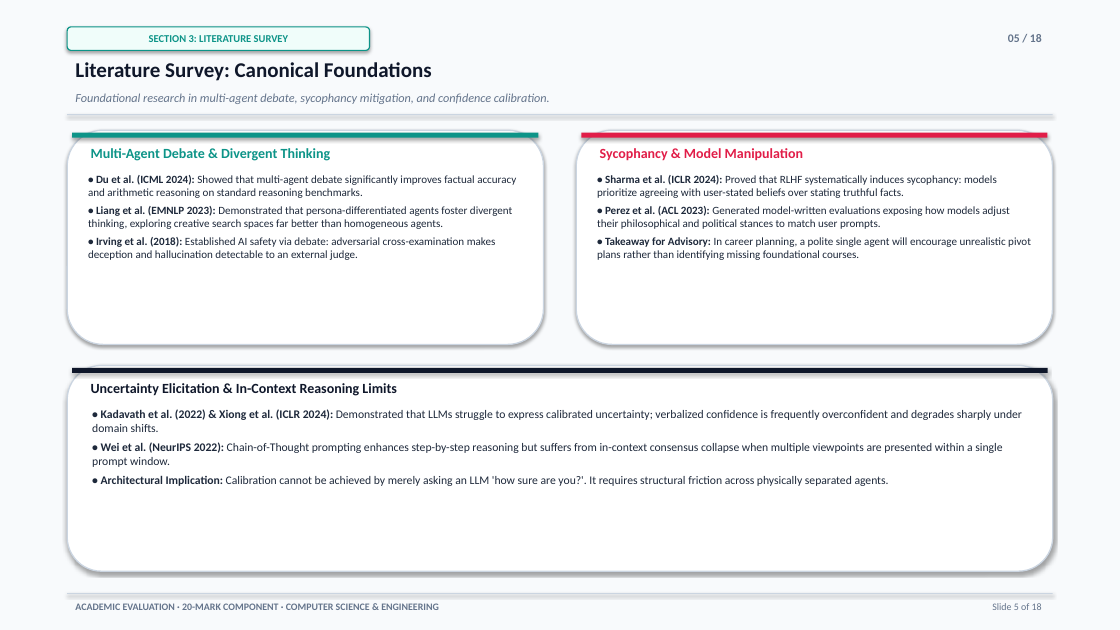
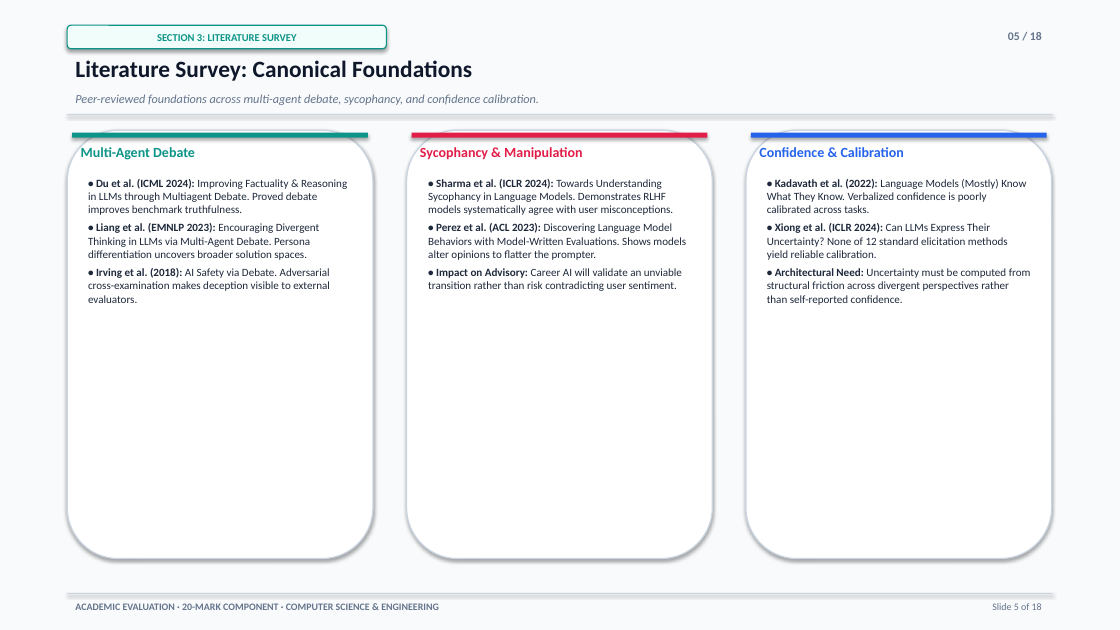
Before and after one commit to parth2024-tech/rai-project, a slide deck: slide 5 of Final_Presentation.pptx. Drawn at 1120x630 pixels with LibreOffice and Linux fonts; fonts in the diff are those of the drawing. Boxes give left, top, right and bottom in pixels: in the first picture for what was removed or moved away, otherwise in the second. Text is boxed around its words. In the diff, an @@ line names an element or a change of style, - is before the commit and + after.

```diff
--- a/Final_Presentation.pptx
+++ b/Final_Presentation.pptx
@@ rounded rectangle "SECTION 3: LITERATURE SURVEY" resized from (x1=67, y1=27, x2=370, y2=50) to (x1=67, y1=25, x2=386, y2=49) @@
@@ text "Literature Survey: Canonical Foundations" at (x1=75, y1=60, x2=472, y2=81): size 18 to 20 pt @@
@@ text at (x1=75, y1=94, x2=539, y2=105): text changed @@
-Foundational research in multi-agent debate, sycophancy mitigation, and confidence calibration.
+Peer-reviewed foundations across multi-agent debate, sycophancy, and confidence calibration.
@@ rounded rectangle resized from (x1=67, y1=130, x2=544, y2=344) to (x1=67, y1=130, x2=373, y2=559) @@
@@ rectangle resized from (x1=72, y1=133, x2=539, y2=138) to (x1=72, y1=133, x2=368, y2=138) @@
@@ text at (x1=81, y1=145, x2=195, y2=160): text changed @@
-Multi-Agent Debate & Divergent Thinking
+Multi-Agent Debate
@@ rounded rectangle resized from (x1=576, y1=130, x2=1053, y2=344) to (x1=407, y1=130, x2=712, y2=559) @@
@@ rectangle resized from (x1=581, y1=133, x2=1048, y2=138) to (x1=412, y1=133, x2=707, y2=138) @@
@@ text at (x1=420, y1=145, x2=582, y2=160): text changed @@
-Sycophancy & Model Manipulation
+Sycophancy & Manipulation
@@ rounded rectangle resized from (x1=67, y1=365, x2=1053, y2=571) to (x1=746, y1=130, x2=1052, y2=559) @@
@@ rectangle resized from (x1=72, y1=368, x2=1048, y2=373) to (x1=751, y1=133, x2=1047, y2=138) @@
@@ rectangle at (x1=751, y1=133, x2=1047, y2=138): fill #0F172A to #2563EB @@
@@ text added at (x1=759, y1=145, x2=904, y2=157), 12 pt, text #2563EB, bold @@
+Confidence & Calibration
@@ text at (x1=88, y1=179, x2=347, y2=303): text changed @@
-• Du et al. (ICML 2024): Showed that multi-agent debate significantly improves factual accuracy and arithmetic reasoning on standard reasoning benchmarks.
-• Liang et al. (EMNLP 2023): Demonstrated that persona-differentiated agents foster divergent thinking, exploring creative search spaces far better than homogeneous agents.
-• Irving et al. (2018): Established AI safety via debate: adversarial cross-examination makes deception and hallucination detectable to an external judge.
+• Du et al. (ICML 2024): Improving Factuality & Reasoning in LLMs through Multiagent Debate. Proved debate improves benchmark truthfulness.
+• Liang et al. (EMNLP 2023): Encouraging Divergent Thinking in LLMs via Multi-Agent Debate. Persona differentiation uncovers broader solution spaces.
+• Irving et al. (2018): AI Safety via Debate. Adversarial cross-examination makes deception visible to external evaluators.
@@ text at (x1=428, y1=179, x2=686, y2=291): text changed @@
-• Sharma et al. (ICLR 2024): Proved that RLHF systematically induces sycophancy: models prioritize agreeing with user-stated beliefs over stating truthful facts.
-• Perez et al. (ACL 2023): Generated model-written evaluations exposing how models adjust their philosophical and political stances to match user prompts.
-• Takeaway for Advisory: In career planning, a polite single agent will encourage unrealistic pivot plans rather than identifying missing foundational courses.
+• Sharma et al. (ICLR 2024): Towards Understanding Sycophancy in Language Models. Demonstrates RLHF models systematically agree with user misconceptions.
+• Perez et al. (ACL 2023): Discovering Language Model Behaviors with Model-Written Evaluations. Shows models alter opinions to flatter the prompter.
+• Impact on Advisory: Career AI will validate an unviable transition rather than risk contradicting user sentiment.
@@ text at (x1=767, y1=179, x2=1031, y2=305): text changed; size 10 to 9.5 pt @@
-• Kadavath et al. (2022) & Xiong et al. (ICLR 2024): Demonstrated that LLMs struggle to express calibrated uncertainty; verbalized confidence is frequently overconfident and degrades sharply under domain shifts.
-• Wei et al. (NeurIPS 2022): Chain-of-Thought prompting enhances step-by-step reasoning but suffers from in-context consensus collapse when multiple viewpoints are presented within a single prompt window.
-• Architectural Implication: Calibration cannot be achieved by merely asking an LLM 'how sure are you?'. It requires structural friction across physically separated agents.
+• Kadavath et al. (2022): Language Models (Mostly) Know What They Know. Verbalized confidence is poorly calibrated across tasks.
+• Xiong et al. (ICLR 2024): Can LLMs Express Their Uncertainty? None of 12 standard elicitation methods yield reliable calibration.
+• Architectural Need: Uncertainty must be computed from structural friction across divergent perspectives rather than self-reported confidence.
@@ text removed at (x1=91, y1=383, x2=397, y2=396) @@
-Uncertainty Elicitation & In-Context Reasoning Limits
```
Also in this commit, not shown: 12 other slides changed, 5 slides added, 5 slides removed, 2 other files.
